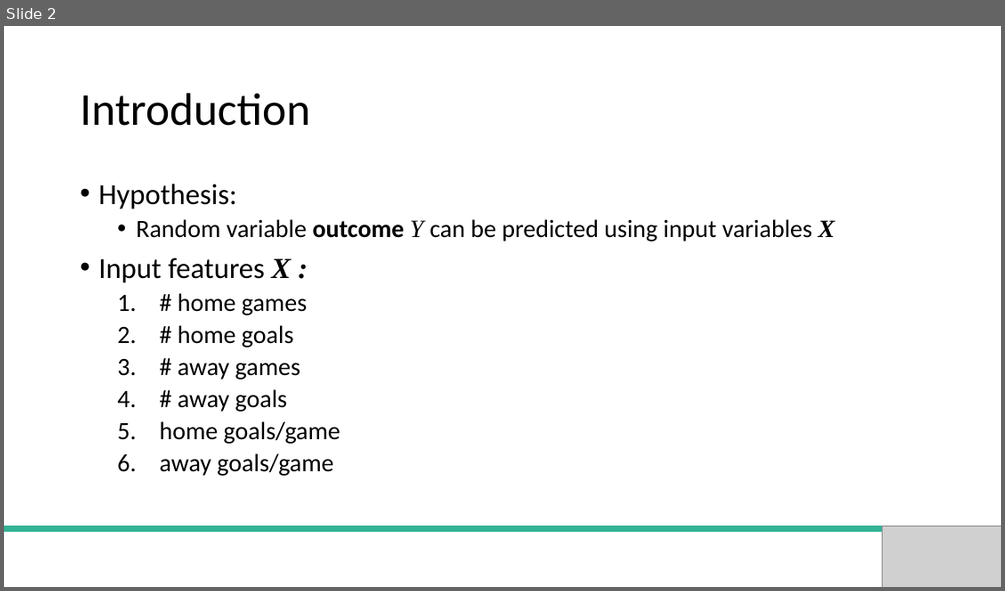
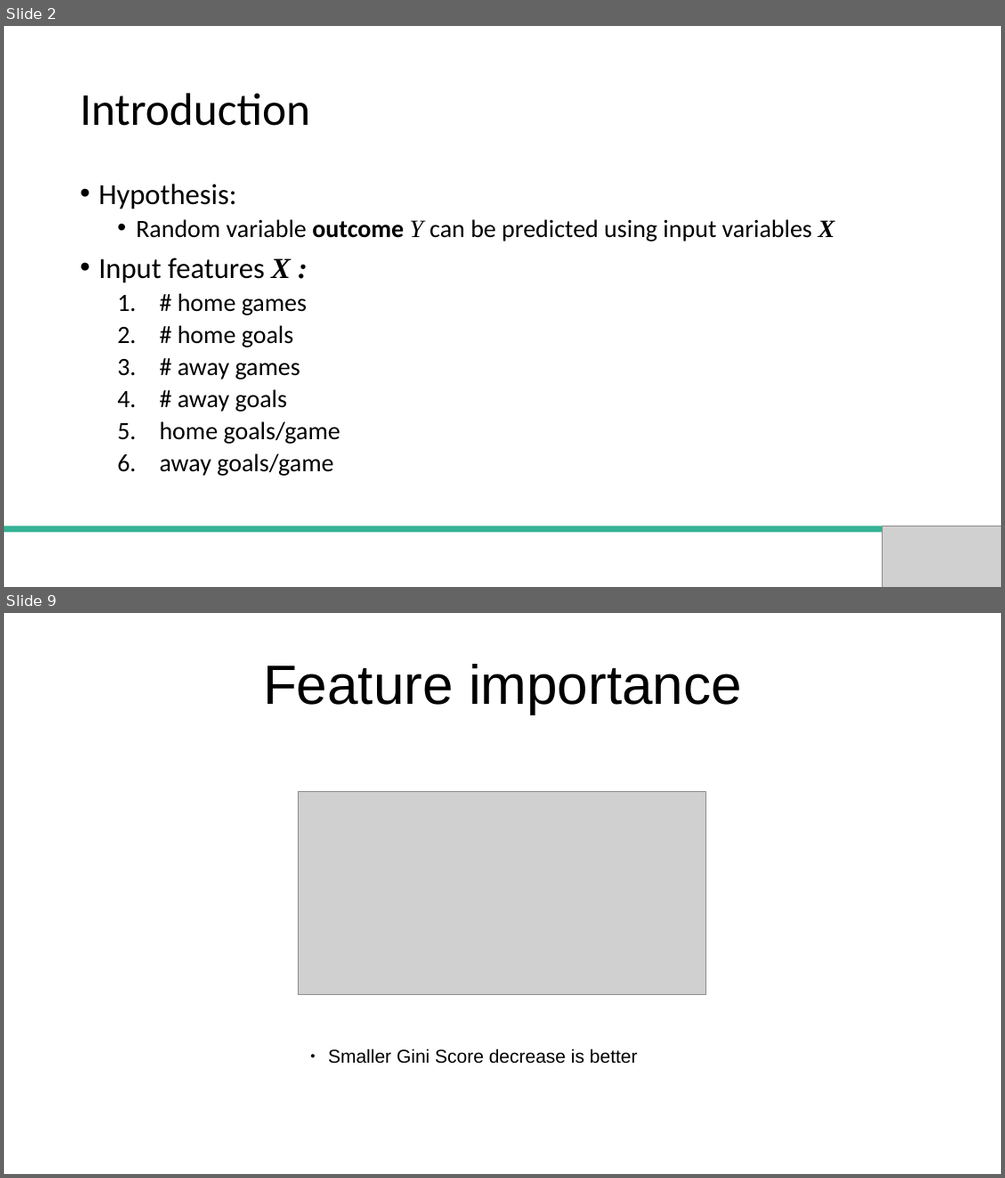
Before and after one commit to crocodoyle/QLS_Projects, a slide deck: Presentation.pptx. Shown one above the other, each under a label of ours: slide 2 before the commit, slides 2 and 9 after it; the slides between them are not shown. The pictures are 1005x591 and 1005x1178 pixels, drawn with LibreOffice and Linux fonts; fonts in the diff are those of the drawing; grey boxes stand for pictures. Boxes give left, top, right and bottom in pixels: in the first picture for what was removed or moved away, otherwise in the second. Text is boxed around its words. In the diff, an @@ line names an element or a change of style, - is before the commit and + after.

```diff
--- a/Presentation.pptx
+++ b/Presentation.pptx
@@ slide 9 added at (4, 613, 1001, 1174), background #FFFFFF @@
@@ text added at (263, 664, 742, 714), 53.2 pt, text #000000 @@
+Feature importance
@@ picture added at (298, 792, 706, 995) @@
@@ text added at (328, 1048, 638, 1063), 18 pt, text #000000 @@
+● Smaller Gini Score decrease is better
```
Also in this commit, not shown: 3 other slides changed, 4 other slides added.
